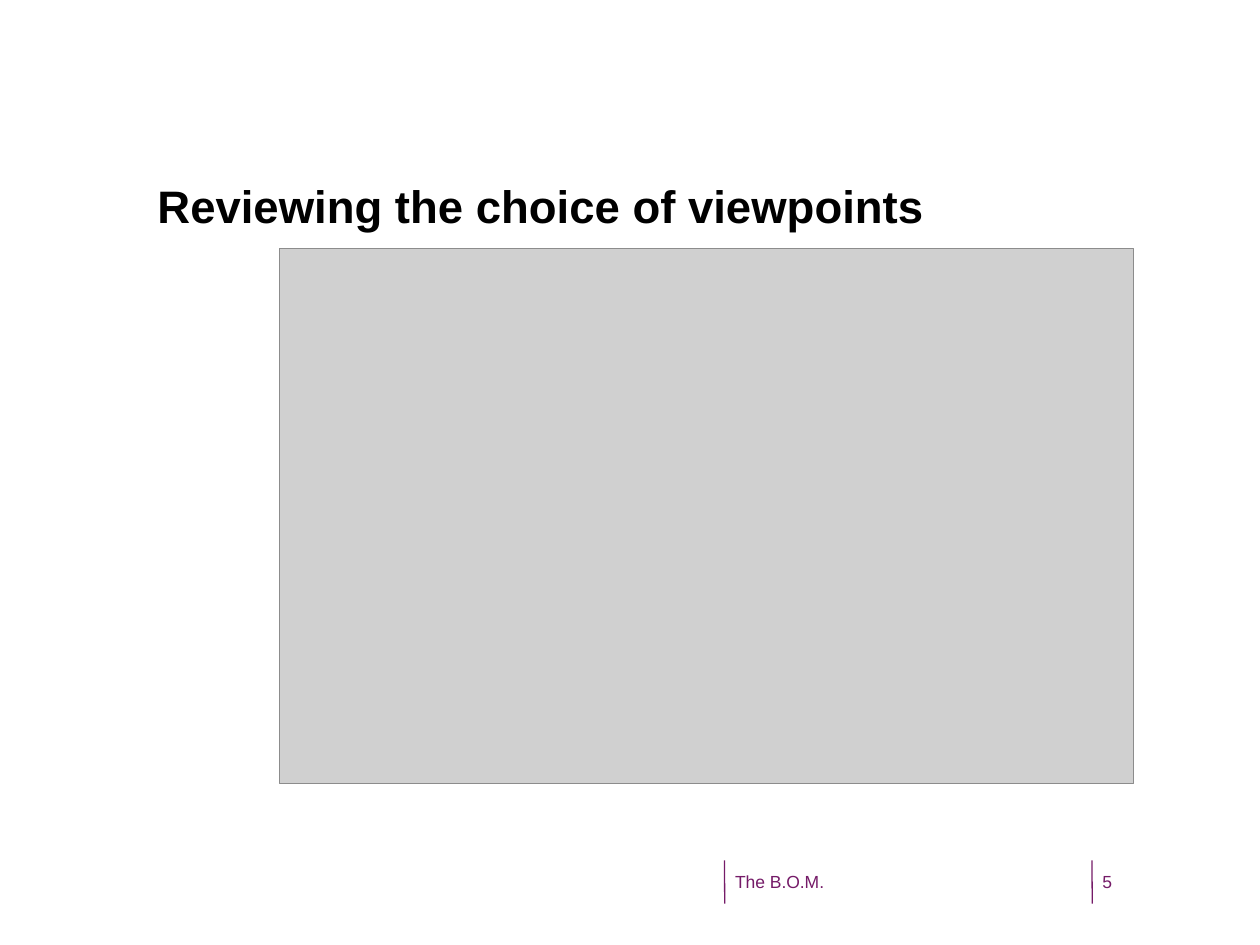
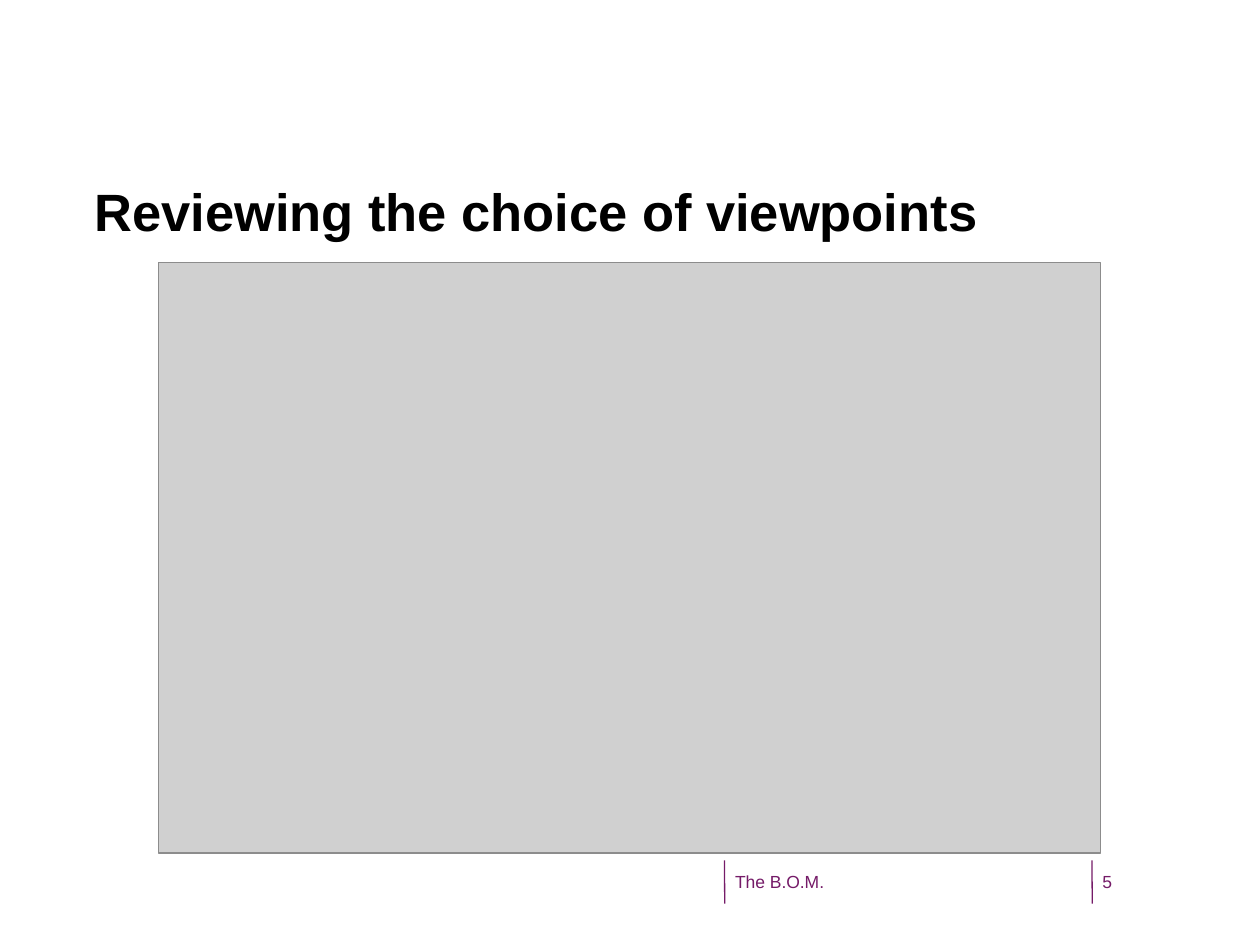
Before and after one commit to CindyBerghuizen/BallOfMud, a slide deck: slide 5 of Assignment 3/SoftwareArchtectureWeek6Presentation.odp. Drawn at 1260x945 pixels with LibreOffice and Linux fonts; fonts in the diff are those of the drawing; grey boxes stand for pictures; background and template pictures are left out. Boxes give left, top, right and bottom in pixels: in the first picture for what was removed or moved away, otherwise in the second. Text is boxed around its words. In the diff, an @@ line names an element or a change of style, - is before the commit and + after.

Commit message:
Checked spelling, added slide, fixed some layout.

```diff
--- a/Assignment 3/SoftwareArchtectureWeek6Presentation.odp
+++ b/Assignment 3/SoftwareArchtectureWeek6Presentation.odp
@@ text "Reviewing the choice of viewpoints" at (x1=94, y1=193, x2=977, y2=242): size 26 to 30 pt; list level 2 to 1 in "Reviewing the choice of viewpoints" @@
@@ picture resized from (x1=280, y1=248, x2=1134, y2=784) to (x1=159, y1=263, x2=1100, y2=854) @@
```
Also in this commit, not shown: 6 other slides changed, 1 slide added, 1 slide removed.
